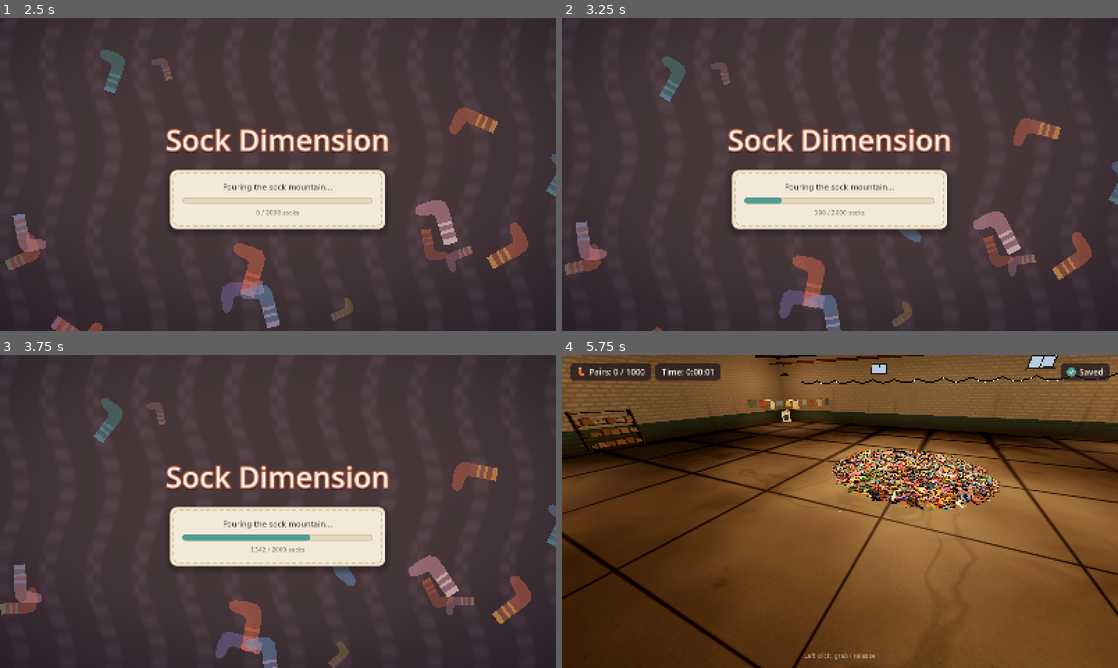
Above: before the commit, frames 1-4 (two rows, left to right).
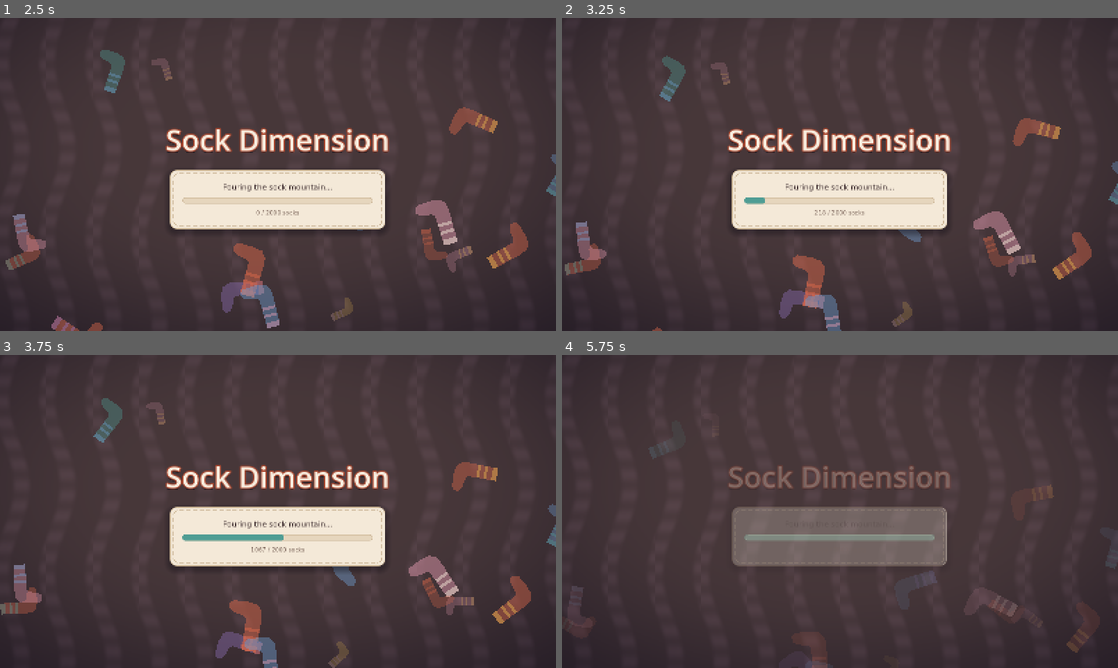
Above: after the commit, the same moments.

Repository: Expedox/DEV_SockDimension
Game: Godot game, scene res://scenes/main_menu.tscn
The game is run twice, just before and just after one commit, with the same random seed, the same clock (stepped at 60 frames per second) and the same inputs.
Inputs (mouse positions are in pixels of both pictures, inside the frame that each line leads up to):
- Up to frame 1 (2.5 s): click "New Game" at 0.5 s; click (289, 208) at 1.27 s; type "12" at 1.35 s; click "Start" at 2 s
- Up to frame 2 (3.25 s): move the mouse to (962, 158) at 2.77 s; press the mouse at (962, 158) at 2.78 s; hold D (move_right) from 2.78 s (still down); tap Space (jump) at 3.02 s
- Up to frame 3 (3.75 s): move the mouse to (166, 527) at 3.52 s; release D (move_right) at 3.53 s; release the mouse at (166, 527) at 3.53 s; hold S (move_back) from 3.53 s (still down); tap F (inspect) at 3.6 s
- Up to frame 4 (5.75 s): tap Space (jump) at 3.77, 5.27 s; move the mouse to (895, 442) at 4.27 s; release S (move_back) at 4.28 s; hold D (move_right) 4.28-5.03 s; hold E (pair) 4.28-5.03 s; move the mouse to (834, 517) at 5.02 s; hold W (move_forward) from 5.03 s (still down); right-click (834, 517) at 5.1 s

Frame 1 is identical in both runs. In frame 2, less than 0.1% of the frame differs, in the area x 36-48%, y 57-63%; in frame 3, 0.1%; in frame 4, 98%, in the area x 0-100%, y 0-100%.

Commit message:
Make socks plump: rounder and thicker, sagging, with shaded folds
Socks were flat strips from any distance. They are now half again as
thick with a round cross section, a bigger heel pocket and a cleaner
ankle crease. Each sock sags or arches a little, fold valleys and the
opening get ambient occlusion, the light wraps less so the form reads,
and the fuzzy edge is stronger.

Co-Authored-By: Claude Opus 5.5 <noreply@anthropic.com>
Claude-Session: https://claude.ai/code/session_01WVWVCcyQaen4xWUTukDvy6

Diff:
--- a/data/socks.json
+++ b/data/socks.json
@@ -6,28 +6,30 @@
 		"far_step": 0.09,
 		"detail_radius": 2.0,
 		"detail_capacity": 96,
-		"thickness": 0.022,
+		"thickness": 0.034,
 		"heel_angle_deg": 108,
-		"bend_radius": 0.042,
+		"bend_radius": 0.05,
 		"toe_length": 0.055,
 		"lip_depth": 0.018,
-		"flatness": 4.0,
+		"flatness": 2.4,
 		"collision_fit": 0.85
 	},
 	"knit": {
 		"stitch_width": 0.0042,
 		"row_height": 0.0034,
-		"yarn_depth": 0.0009,
+		"yarn_depth": 0.0013,
 		"rib_stitches": 4,
 		"heather": 0.07,
-		"crumple": 0.006,
-		"sheen": 0.35,
-		"wrap": 0.4
+		"crumple": 0.01,
+		"sheen": 0.55,
+		"wrap": 0.15,
+		"drape": 0.03,
+		"fold_shade": 0.35
 	},
 	"shapes": [
-		{ "id": "sneaker", "weight": 1.0, "leg_length": 0.055, "rib_length": 0.016, "foot_length": 0.235, "width": 0.088, "calf": 0.0, "heel_bulge": 0.55 },
-		{ "id": "sport", "weight": 1.0, "leg_length": 0.19, "rib_length": 0.17, "foot_length": 0.245, "width": 0.094, "calf": 0.04, "heel_bulge": 0.5 },
-		{ "id": "knee", "weight": 0.8, "leg_length": 0.41, "rib_length": 0.39, "foot_length": 0.245, "width": 0.092, "calf": 0.16, "heel_bulge": 0.5 }
+		{ "id": "sneaker", "weight": 1.0, "leg_length": 0.055, "rib_length": 0.016, "foot_length": 0.235, "width": 0.096, "calf": 0.0, "heel_bulge": 0.7 },
+		{ "id": "sport", "weight": 1.0, "leg_length": 0.19, "rib_length": 0.17, "foot_length": 0.245, "width": 0.104, "calf": 0.04, "heel_bulge": 0.65 },
+		{ "id": "knee", "weight": 0.8, "leg_length": 0.41, "rib_length": 0.39, "foot_length": 0.245, "width": 0.102, "calf": 0.16, "heel_bulge": 0.65 }
 	],
 	"patterns": [
 		{ "id": "plain", "weight": 0.12, "uses_accent": false, "counts": [0] },
--- a/scripts/socks/sock_mesh.gd
+++ b/scripts/socks/sock_mesh.gd
@@ -194,7 +194,7 @@
 			var x := points[i].x / toe_start
 			w *= 1.0 - 0.05 * _bell(x - 0.4, 0.15) + 0.04 * _bell(x - 0.85, 0.12)
 		ring.back = w * (1.0 + bulge * _bell(d, 0.038))
-		ring.front = w * (1.0 - 0.3 * _bell(d, 0.03))
+		ring.front = w * (1.0 - 0.42 * _bell(d, 0.045))
 		ring.thick = half_t * (1.0 + 0.25 * _bell(d, 0.04))
 		if i >= first_toe:
 			var u: float = toe_marks[i - first_toe]
--- a/shaders/sock.gdshader
+++ b/shaders/sock.gdshader
@@ -33,13 +33,16 @@
 uniform float heather = 0.07;
 uniform float crumple = 0.006;
 uniform float sheen = 0.35;
-uniform float wrap = 0.4;
+uniform float wrap = 0.15;
+uniform float drape = 0.03;
+uniform float fold_shade = 0.35;
 
 varying flat vec3 v_base;
 varying flat vec3 v_accent;
 varying flat int v_pattern;
 varying flat int v_count;
 varying flat float v_heel_toe;
+varying float v_fold;
 
 void vertex() {
 	int packed = int(round(INSTANCE_CUSTOM.b * 255.0));
@@ -61,8 +64,15 @@
 		k1.x * cos(a1) * cos(b1) + 0.5 * k2.x * cos(a2),
 		-k1.y * sin(a1) * sin(b1) + 0.5 * k2.y * cos(a2)
 	) * crumple;
-	VERTEX.y += f * crumple;
+	// Each sock sags or arches a little over what it lies on, so it is not a flat strip.
+	float bow = (fract(p * 7.31) < 0.5 ? -1.0 : 1.0) * drape * (0.6 + 0.4 * fract(p * 2.17));
+	float r2 = dot(VERTEX.xz, VERTEX.xz);
+	float sag = 1.0 - exp(-r2 / 0.03);
+	grad += VERTEX.xz * (bow * exp(-r2 / 0.03) * 2.0 / 0.03);
+	VERTEX.y += f * crumple + bow * sag;
 	NORMAL = normalize(NORMAL + vec3(-grad.x, 0.0, -grad.y) * NORMAL.y);
+	// Fold valleys on the face we look at are darker; +1 ridge, -1 valley.
+	v_fold = clamp(f * sign(NORMAL.y) / 1.2, -1.0, 1.0) * abs(NORMAL.y);
 }
 
 float hash12(vec2 p) {
@@ -201,6 +211,9 @@
 	ALBEDO = color;
 	ROUGHNESS = 1.0;
 	SPECULAR = 0.2;
+	// Soft occlusion in fold valleys and inside the opening; also dims direct light a bit.
+	AO = clamp(1.0 - fold_shade * (0.5 - 0.5 * v_fold), 0.0, 1.0) * mix(1.0, 0.4, smoothstep(0.0, -0.01, m.y));
+	AO_LIGHT_AFFECT = 0.45;
 }
 
 // Cloth light: wrapped diffuse for the soft look of fabric, a fuzzy sheen at grazing angles.
